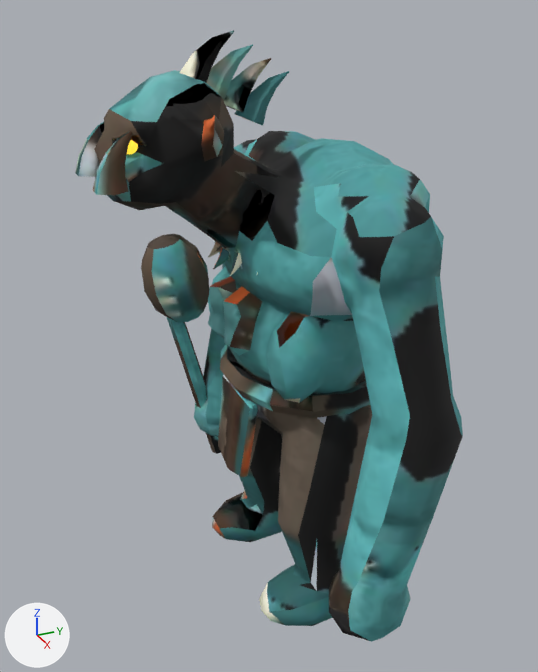
What one commit did to the glTF model assets/3d/monstres/troll.glb.
Before and after are seen from a 50 mm camera at (0.524, -0.263, 0.515) aimed at (0.0, -0.028, 0.254). The lights are fixed; the arrows at lower left show +X, +Y and +Z. The first picture is the older version. Vertices at exactly the same position are counted once.

Objects in the first picture: 'troll_peau' and 1 more.
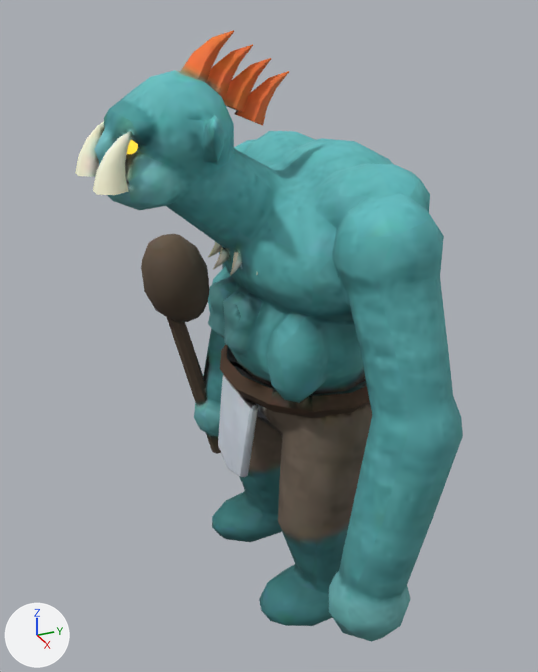
Location of each change, (x1, y1, x2, y2) in pixels of the pictures (538 x 672 px; the box of a moved part takes in the faces that stretch with it):
part 1 of me_troll_peau, moved or reshaped: (142, 123, 364, 277) in both
part 2 of me_troll_peau, surface changed: (75, 30, 463, 642) in both

Diff of the bpy script that builds the scene:
```diff
--- a/assets/3d/monstres/troll.glb.py
+++ b/assets/3d/monstres/troll.glb.py
@@ me_troll_peau @@
 me_troll_peau.from_pydata(...)  # 1319 vertices, 2574 faces; spans x -0.189..0.186, y -0.167..0.087, z -0.002..0.493
 # used by ob_troll_peau; location = (0.0, 0.0, 0.0)
+# me_troll_peau part 1
+# 15 vertices are removed from x -0.044..0.039, y -0.113..0.077, z 0.343..0.416
+# 69 faces are deleted
+# 5 vertices move from x -0.021..0.019, y -0.067..0.009, z 0.339..0.408 to x -0.021..0.018, y -0.066..0.01, z 0.34..0.409
+# 14 vertices are added at x -0.041..0.036, y -0.112..0.08, z 0.359..0.422
+# 67 new faces join them
+# me_troll_peau part 2: 1788 kept faces spanning x -0.189..0.186, y -0.167..0.081, z -0.002..0.493 get new texture (UV) coordinates
 me_troll_peau.materials.append(mat_peau)
```
